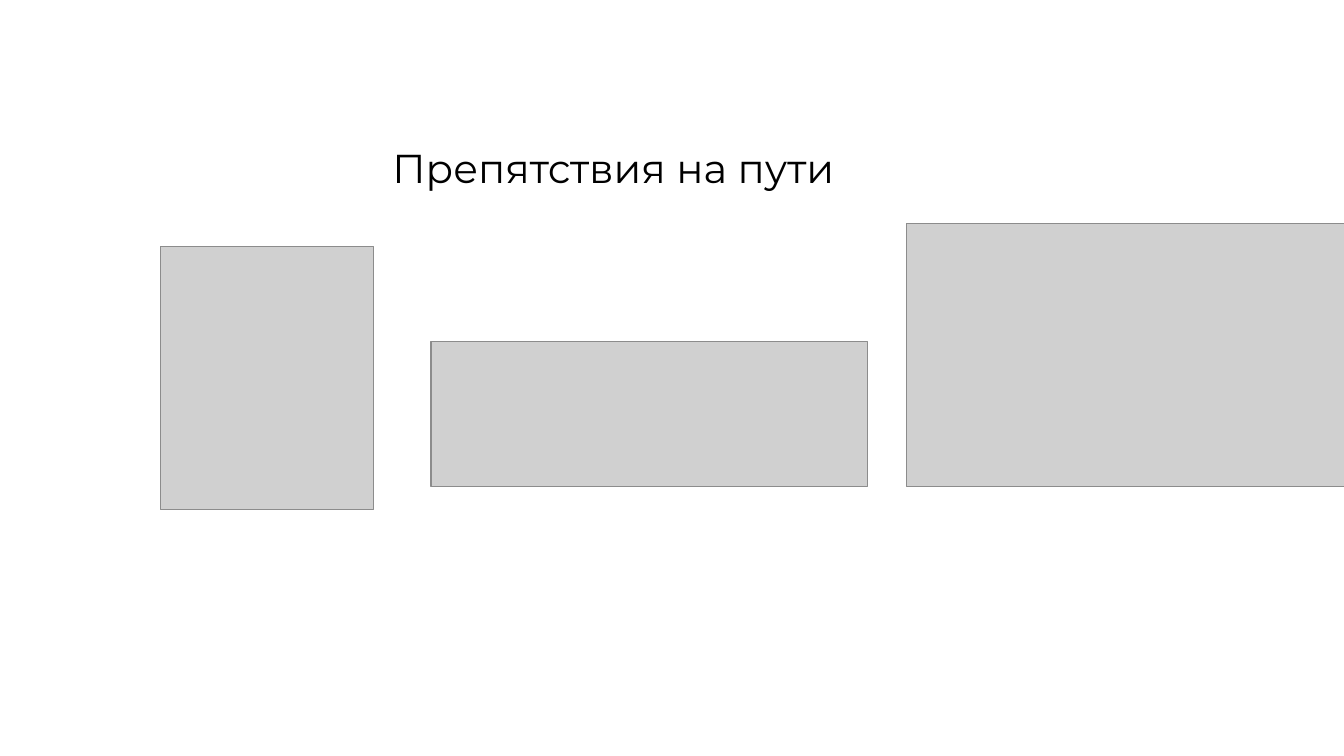
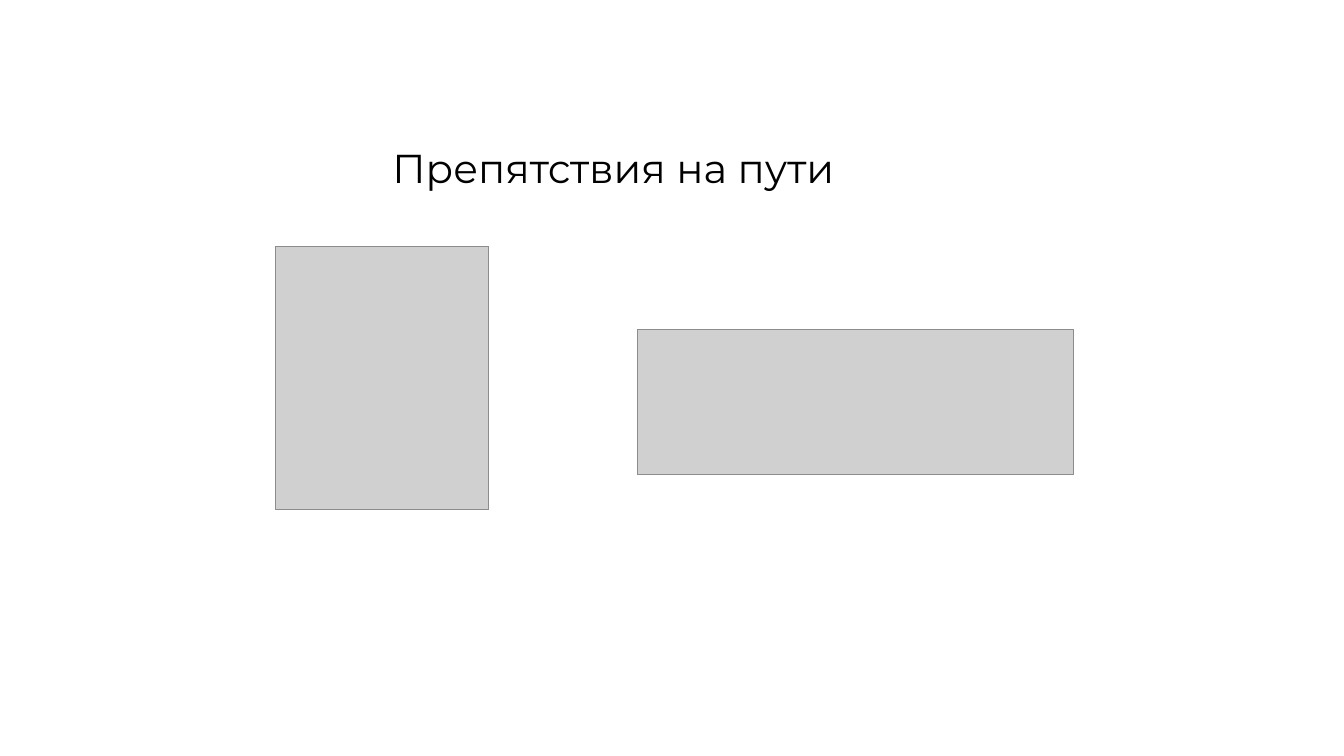
Before and after one commit to ENDER1INE/-Google_Dino, a slide deck: slide 4 of Игра Google Динозаврик.pptx. Drawn at 1344x756 pixels with LibreOffice and Linux fonts; fonts in the diff are those of the drawing; grey boxes stand for pictures. Boxes give left, top, right and bottom in pixels: in the first picture for what was removed or moved away, otherwise in the second. Text is boxed around its words. In the diff, an @@ line names an element or a change of style, - is before the commit and + after.

```diff
--- a/Игра Google Динозаврик.pptx
+++ b/Игра Google Динозаврик.pptx
@@ picture removed at (906, 224, 1344, 487) @@
@@ picture: place and size @@
-picture at (160, 246, 373, 509)
+picture at (276, 246, 489, 509)
@@ picture: place and size @@
-picture at (432, 342, 868, 487)
+picture at (637, 330, 1074, 475)
```
